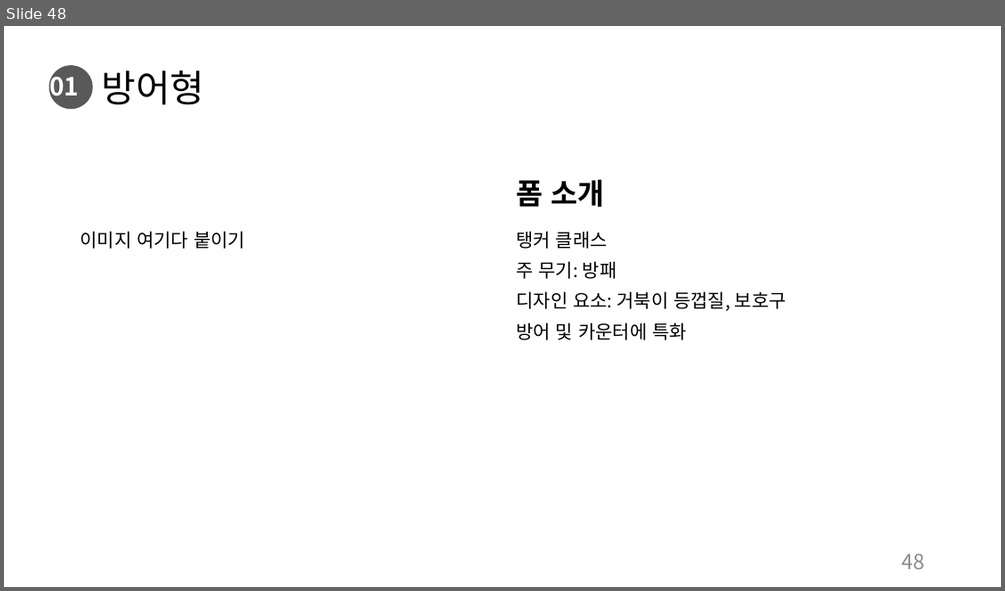
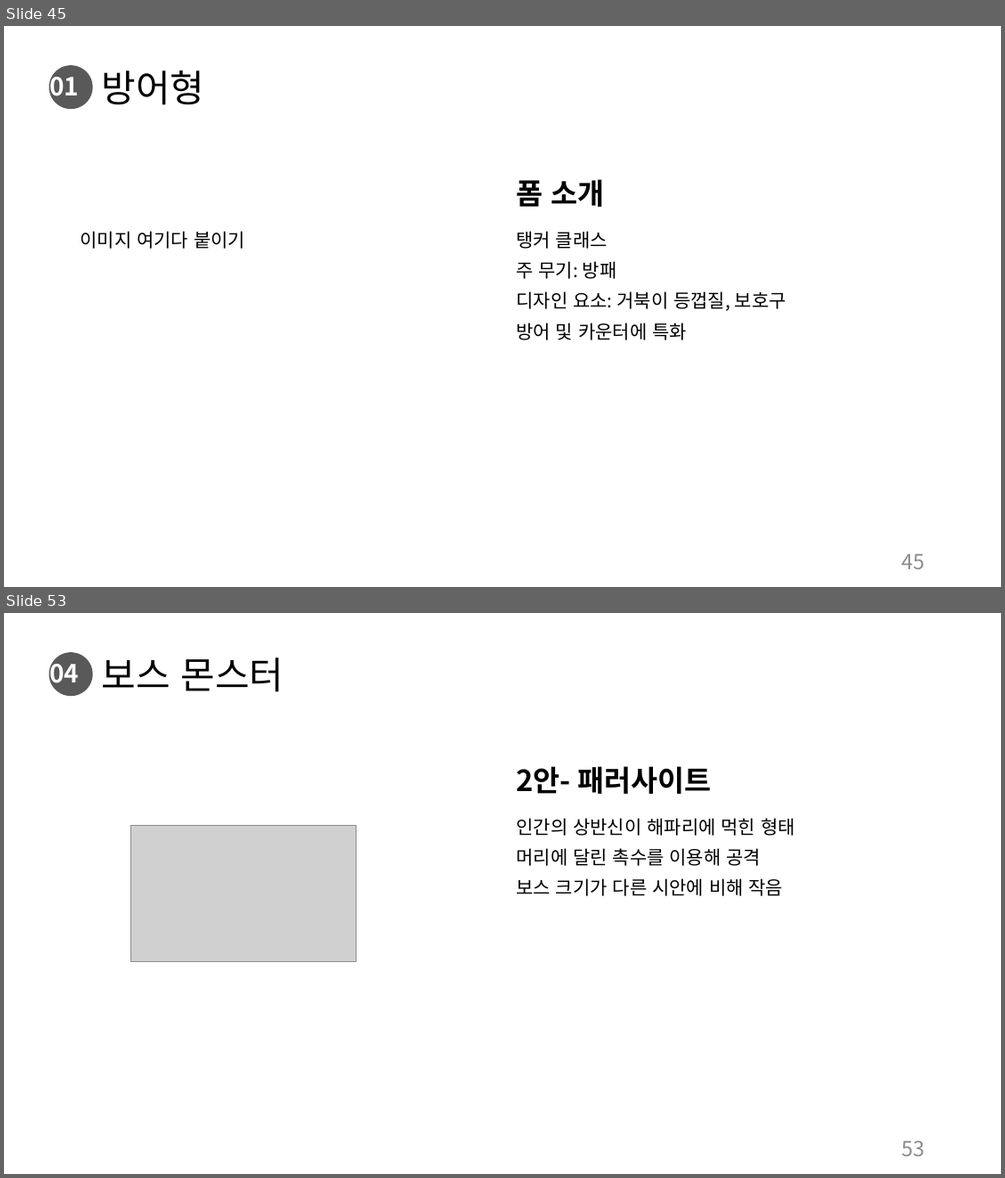
Before and after one commit to charobe/HDB, a slide deck: 조영욱/하자 드 바이오.pptx. Shown one above the other, each under a label of ours: slide 48 before the commit, slides 45 and 53 after it; the slides between them are not shown. The pictures are 1005x591 and 1005x1178 pixels, drawn with LibreOffice and Linux fonts; fonts in the diff are those of the drawing; grey boxes stand for pictures. Boxes give left, top, right and bottom in pixels: in the first picture for what was removed or moved away, otherwise in the second. Text is boxed around its words. In the diff, an @@ line names an element or a change of style, - is before the commit and + after.

```diff
--- a/조영욱/하자 드 바이오.pptx
+++ b/조영욱/하자 드 바이오.pptx
@@ slide 53 added at [4, 613, 1001, 1174], background #FFFFFF; not listed: 1 template element that a slide beside it also shows @@
@@ text added at [49, 657, 79, 690], 24 pt, text #FFFFFF, bold @@
+04
@@ title added at [102, 657, 284, 692], 36 pt, text #000000 @@
+보스 몬스터
@@ text added at [516, 766, 711, 794], 28 pt, text #000000, bold @@
+2안- 패러사이트
@@ picture added at [130, 826, 356, 961] @@
@@ text added at [516, 818, 795, 896], 18 pt, text #000000 @@
+인간의 상반신이 해파리에 먹힌 형태
+머리에 달린 촉수를 이용해 공격
+보스 크기가 다른 시안에 비해 작음
@@ page number added at [902, 1140, 925, 1156], 20 pt, text #8C8C8C @@
+53
@@ what was slide 48 is now slide 45 @@
@@ page number at [902, 554, 925, 569]: text changed @@
-48
+45
```
Also in this commit, not shown: 4 slides changed, 6 other slides added.
